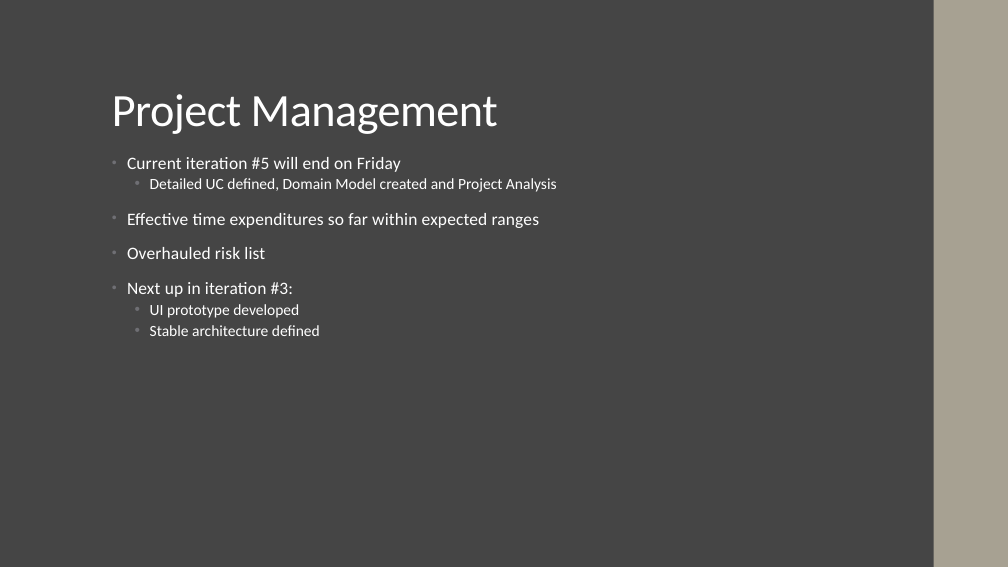
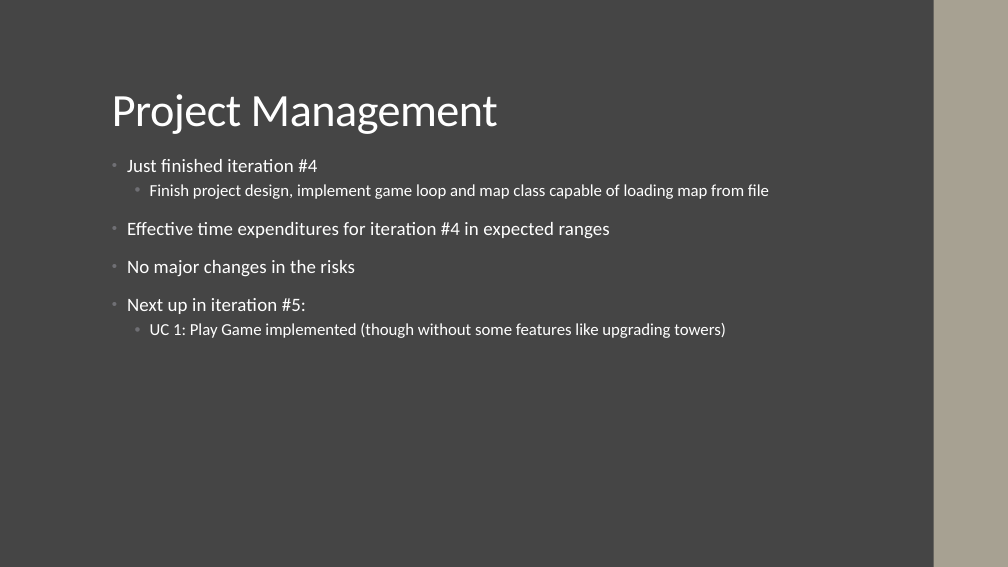
Before and after one commit to raember/Tower-Hopscotch, a slide deck: slide 2 of documents/milestone3/Project Design Presentation.pptx. Drawn at 1008x567 pixels with LibreOffice and Linux fonts; fonts in the diff are those of the drawing. Boxes give left, top, right and bottom in pixels: in the first picture for what was removed or moved away, otherwise in the second. Text is boxed around its words. In the diff, an @@ line names an element or a change of style, - is before the commit and + after.

Commit message:
finished presentation design

```diff
--- a/documents/milestone3/Project Design Presentation.pptx
+++ b/documents/milestone3/Project Design Presentation.pptx
@@ text at (127, 159, 769, 338): text changed; size 16.6 to 16 pt @@
-• Current iteration #5 will end on Friday
-  • Detailed UC defined, Domain Model created and Project Analysis
-• Effective time expenditures so far within expected ranges
-• Overhauled risk list
-• Next up in iteration #3:
-  • UI prototype developed
-  • Stable architecture defined
+• Just finished iteration #4
+  • Finish project design, implement game loop and map class capable of loading map from file
+• Effective time expenditures for iteration #4 in expected ranges
+• No major changes in the risks
+• Next up in iteration #5:
+  • UC 1: Play Game implemented (though without some features like upgrading towers)
```
Also in this commit, not shown: 3 slides added, 4 slides removed.
